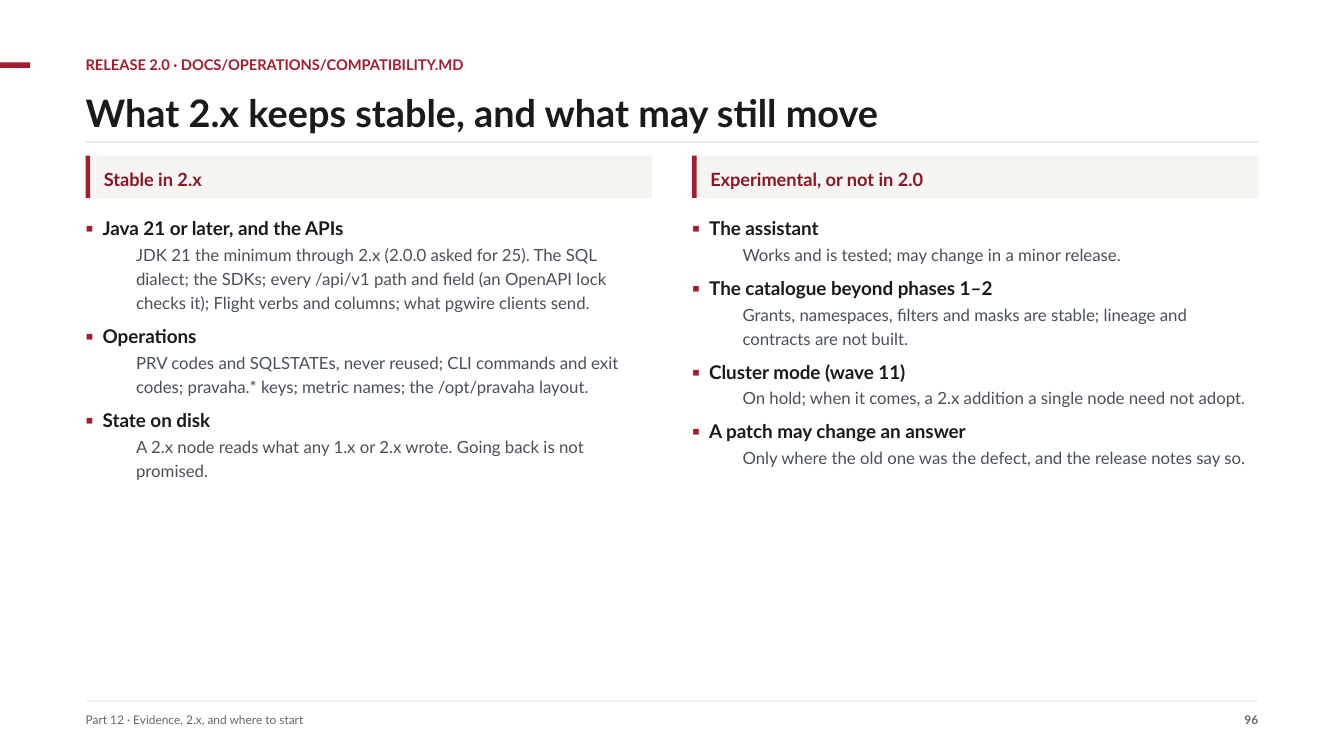
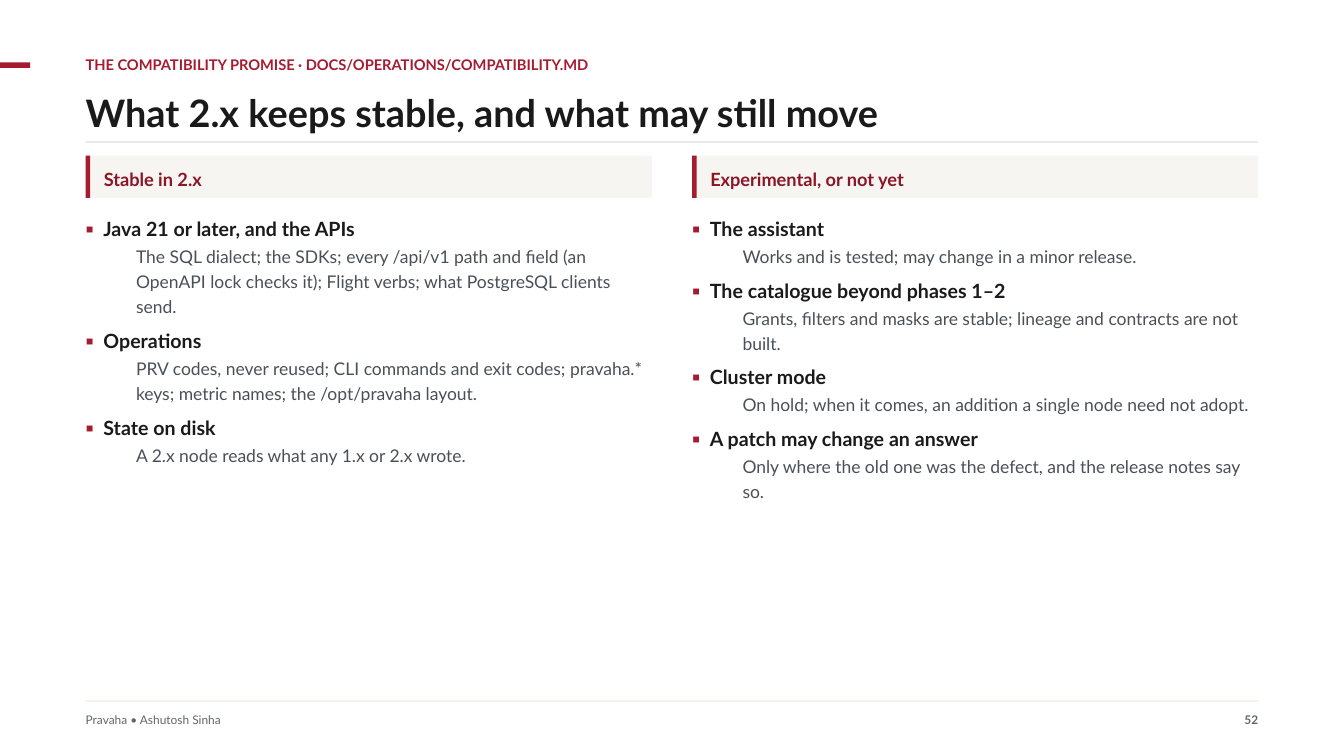
Before and after one commit to ajsinha/pravaha, a slide deck: slide 52 of docs/publications/Pravaha-Continuous-SQL-Engine-Design-and-Evidence.pptx (slide 96 before the commit). Drawn at 1344x756 pixels with LibreOffice and Linux fonts; fonts in the diff are those of the drawing. Boxes give left, top, right and bottom in pixels: in the first picture for what was removed or moved away, otherwise in the second. Text is boxed around its words. In the diff, an @@ line names an element or a change of style, - is before the commit and + after.

```diff
--- a/docs/publications/Pravaha-Continuous-SQL-Engine-Design-and-Evidence.pptx
+++ b/docs/publications/Pravaha-Continuous-SQL-Engine-Design-and-Evidence.pptx
@@ text at bbox=[86, 59, 589, 71]: text changed @@
-RELEASE 2.0 · DOCS/OPERATIONS/COMPATIBILITY.MD
+THE COMPATIBILITY PROMISE · DOCS/OPERATIONS/COMPATIBILITY.MD
@@ text at bbox=[710, 172, 904, 189]: text changed @@
-Experimental, or not in 2.0
+Experimental, or not yet
@@ text at bbox=[103, 221, 355, 435]: size 13.5 to 14 pt in "▪ Java 21 or later, and the ...", "▪ Operations", "▪ State on disk" @@
@@ text at bbox=[710, 221, 1240, 498]: size 13.5 to 14 pt in "▪ The assistant", "▪ The catalogue beyond phases 1–2", "▪ A patch may change an answer"; size 12 to 12.5 pt in "Works and is tested; may change in ...", "Only where the old one was the ..." @@
@@ text at bbox=[136, 249, 610, 313]: text changed; size 12 to 12.5 pt @@
-  JDK 21 the minimum through 2.x (2.0.0 asked for 25). The SQL dialect; the SDKs; every /api/v1 path and field (an OpenAPI lock checks it); Flight verbs and columns; what pgwire clients send.
+  The SQL dialect; the SDKs; every /api/v1 path and field (an OpenAPI lock checks it); Flight verbs; what PostgreSQL clients send.
@@ text at bbox=[710, 312, 1248, 414]: text changed; size 12 to 12.5 pt @@
-  Grants, namespaces, filters and masks are stable; lineage and contracts are not built.
-▪ Cluster mode (wave 11)
-  On hold; when it comes, a 2.x addition a single node need not adopt.
+  Grants, filters and masks are stable; lineage and contracts are not built.
+▪ Cluster mode
+  On hold; when it comes, an addition a single node need not adopt.
@@ text at bbox=[136, 362, 642, 403]: text changed; size 12 to 12.5 pt @@
-  PRV codes and SQLSTATEs, never reused; CLI commands and exit codes; pravaha.* keys; metric names; the /opt/pravaha layout.
+  PRV codes, never reused; CLI commands and exit codes; pravaha.* keys; metric names; the /opt/pravaha layout.
@@ text at bbox=[136, 449, 466, 465]: text changed; size 12 to 12.5 pt @@
-  A 2.x node reads what any 1.x or 2.x wrote. Going back is not promised.
+  A 2.x node reads what any 1.x or 2.x wrote.
@@ text at bbox=[86, 715, 220, 724]: text changed @@
-Part 12 · Evidence, 2.x, and where to start
+Pravaha • Ashutosh Sinha
@@ text at bbox=[1244, 715, 1258, 724]: text changed @@
-96
+52
```
Also in this commit, not shown: 17 other slides changed, 38 slides added, 81 slides removed, 11 other files.
